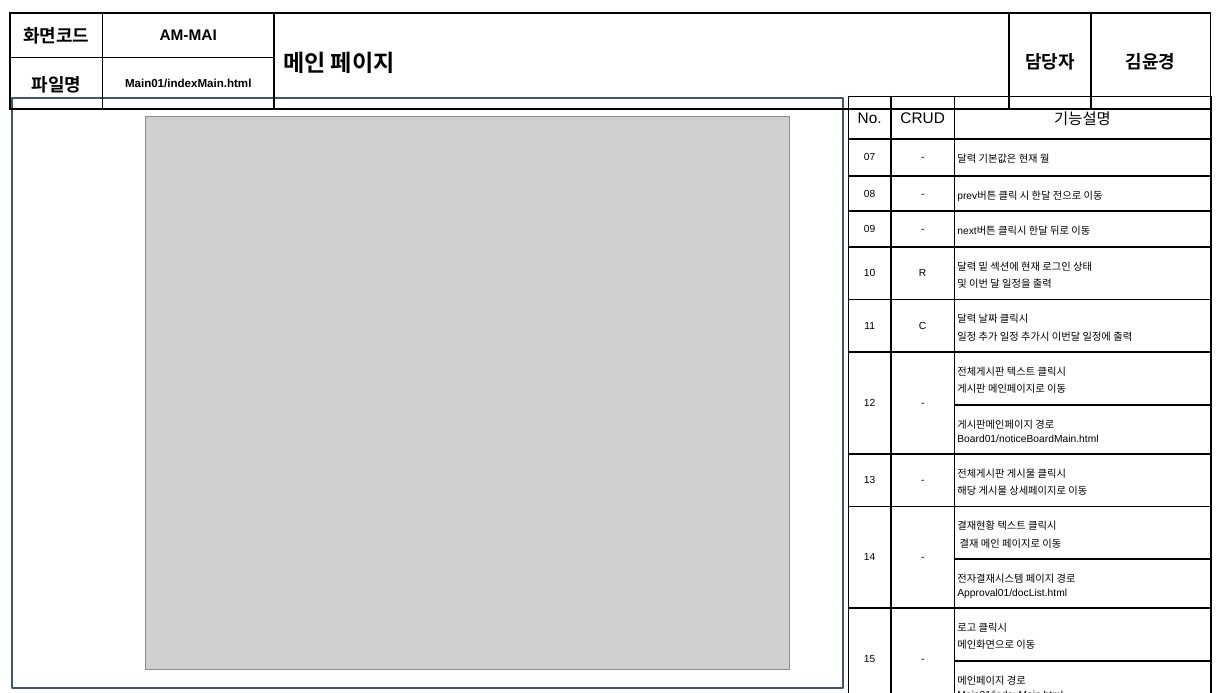
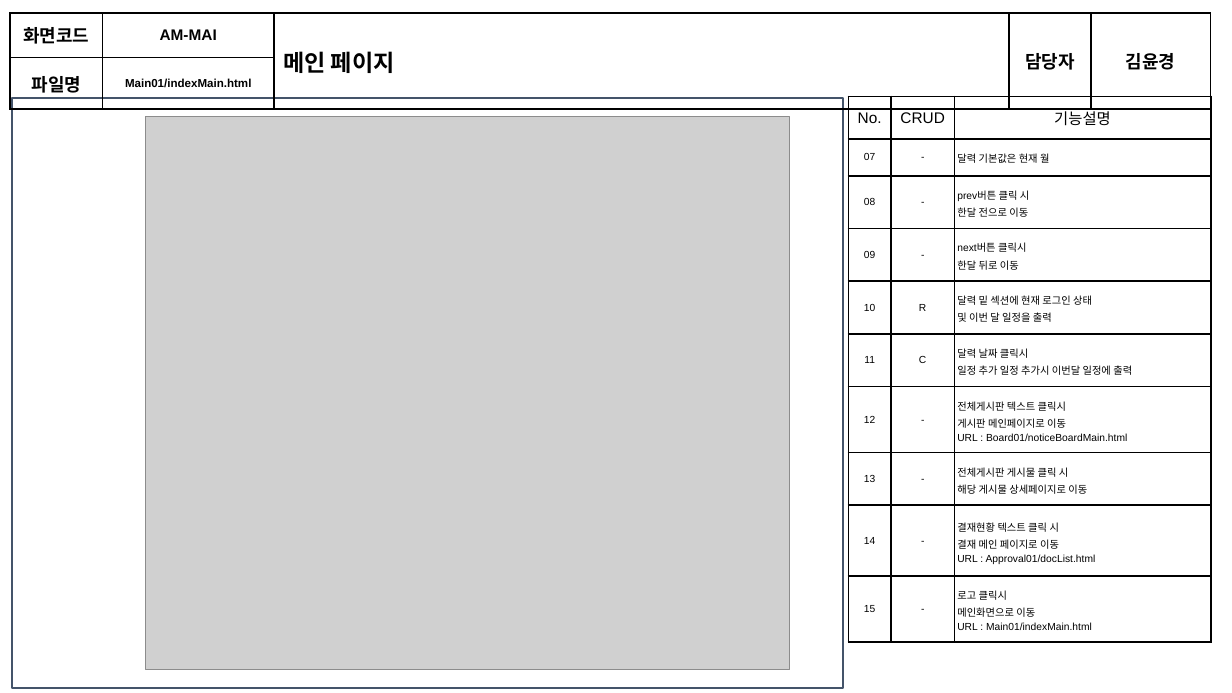
Before and after one commit to soulluna/-6th-_cosmo_1th_group, a slide deck: slide 9 of 작업완료포트폴리오/4. 화면설계서/[6기]1조_화면설계서_V1.5.pptx (slide 10 before the commit). Drawn at 1232x693 pixels with LibreOffice and Linux fonts; fonts in the diff are those of the drawing; grey boxes stand for pictures. Boxes give left, top, right and bottom in pixels: in the first picture for what was removed or moved away, otherwise in the second. Text is boxed around its words. In the diff, an @@ line names an element or a change of style, - is before the commit and + after.

```diff
--- a/작업완료포트폴리오/4. 화면설계서/[6기]1조_화면설계서_V1.5.pptx
+++ b/작업완료포트폴리오/4. 화면설계서/[6기]1조_화면설계서_V1.5.pptx
@@ table at (848,97,1211,634) @@
-row 3, column 3: prev버튼 클릭 시 한달 전으로 이동
+row 3, column 3: prev버튼 클릭 시 / 한달 전으로 이동
-row 4, column 3: next버튼 클릭시 한달 뒤로 이동
+row 4, column 3: next버튼 클릭시 / 한달 뒤로 이동
-row 7: 12 | - | 전체게시판 텍스트 클릭시 / 게시판 메인페이지로 이동
-row 8:  |  | 게시판메인페이지 경로 / Board01/noticeBoardMain.html
-row 9: 13 | - | 전체게시판 게시물 클릭시 / 해당 게시물 상세페이지로 이동
-row 10: 14 | - | 결재현황 텍스트 클릭시 / 결재 메인 페이지로 이동
-row 11:  |  | 전자결재시스템 페이지 경로 / Approval01/docList.html
-row 12: 15 | - | 로고 클릭시 / 메인화면으로 이동
-row 13:  |  | 메인페이지 경로 / Main01/indexMain.html
+row 7: 12 | - | 전체게시판 텍스트 클릭시 / 게시판 메인페이지로 이동 / URL : Board01/noticeBoardMain.html
+row 8: 13 | - | 전체게시판 게시물 클릭 시 / 해당 게시물 상세페이지로 이동
+row 9: 14 | - | 결재현황 텍스트 클릭 시 / 결재 메인 페이지로 이동 / URL : Approval01/docList.html
+row 10: 15 | - | 로고 클릭시 / 메인화면으로 이동 / URL : Main01/indexMain.html
```
Also in this commit, not shown: 48 other slides changed, 1 slide removed, 31 other files.
